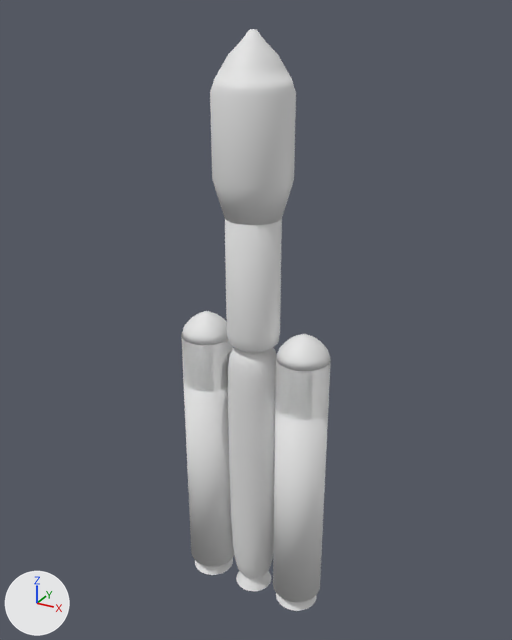
Before and after pictures for a commit that changed the Blender file Assets/Blender/Falcon_Heavy/dolna_czesc_rakietyblend.blend.
Camera for both pictures: a 50 mm lens placed at (11.8, -21.2, 17.3), pointed at (-0.1, 0.4, 6.5). The lights are fixed; the arrows at lower left show +X, +Y and +Z.

Objects in the first picture: '2stage', 'Booster lewy', 'Booster prawy', 'Dolny Booster', 'Owiewka'.
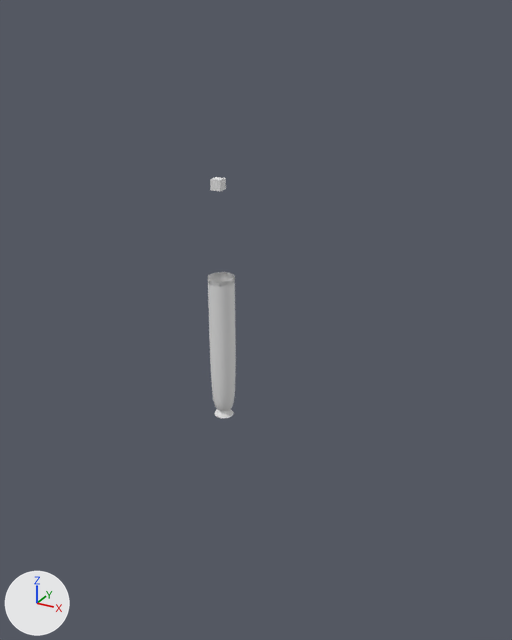
Edits to the bpy script that builds the scene:
```text
Add me_cube:
    me_cube.from_pydata(...)  # a box spanning x -1.0..1.0, y -1.0..1.0, z -1.0..1.0
Remove ob_owiewka:
    ob_owiewka = bpy.data.objects.new('Owiewka', me_cylinder_008)
    ob_owiewka.location = (0.0, 0.0, 13.4)
    ob_owiewka.scale = (1.4, 1.4, 1.4)
Change ob_2stage:
    ob_2stage.location: (0.0, 0.0, 8.55) -> (-1.24, -0.2, 9.58)
    ob_2stage.scale: (1.0, 1.0, 2.25) -> (0.5, 0.5, 1.12)
    add ob_2stage.hide_viewport = True
Change ob_booster_lewy:
    ob_booster_lewy.location: (-2.08, 0.0, 4.64) -> (-2.28, -0.2, 7.62)
    ob_booster_lewy.scale: (1.0, 1.0, 1.0) -> (0.5, 0.5, 0.5)
    add ob_booster_lewy.hide_viewport = True
Change ob_booster_prawy:
    ob_booster_prawy.location: (2.08, 0.0, 4.6) -> (-0.2, -0.2, 7.6)
    ob_booster_prawy.scale: (1.0, 1.0, 1.0) -> (0.5, 0.5, 0.5)
    add ob_booster_prawy.hide_viewport = True
Change ob_dolny_booster:
    ob_dolny_booster.location: (0.0, 0.0, 4.88) -> (-1.24, -0.2, 7.75)
    ob_dolny_booster.scale: (1.0, 1.0, 1.0) -> (0.5, 0.5, 0.5)
Add ob_satelita:
    ob_satelita = bpy.data.objects.new('Satelita', me_cube)
    ob_satelita.location = (-1.25, -0.27, 11.69)
    ob_satelita.scale = (0.194, 0.194, 0.194)
```

Boxes [x1, y1, x2, y2] around the edits, measured in the pictures (512 x 640 px):
'Owiewka', deleted
    before: [210, 29, 296, 225]
'Dolny Booster', moved, rescaled (42% narrower, 40% shorter)
    before: [228, 347, 277, 591]
    after: [208, 272, 236, 418]
'Booster prawy', hidden
    before: [273, 334, 331, 611]
'Booster lewy', hidden
    before: [181, 311, 234, 575]
'2stage', hidden
    before: [225, 219, 282, 353]
'Satelita', added
    after: [210, 177, 226, 191]
